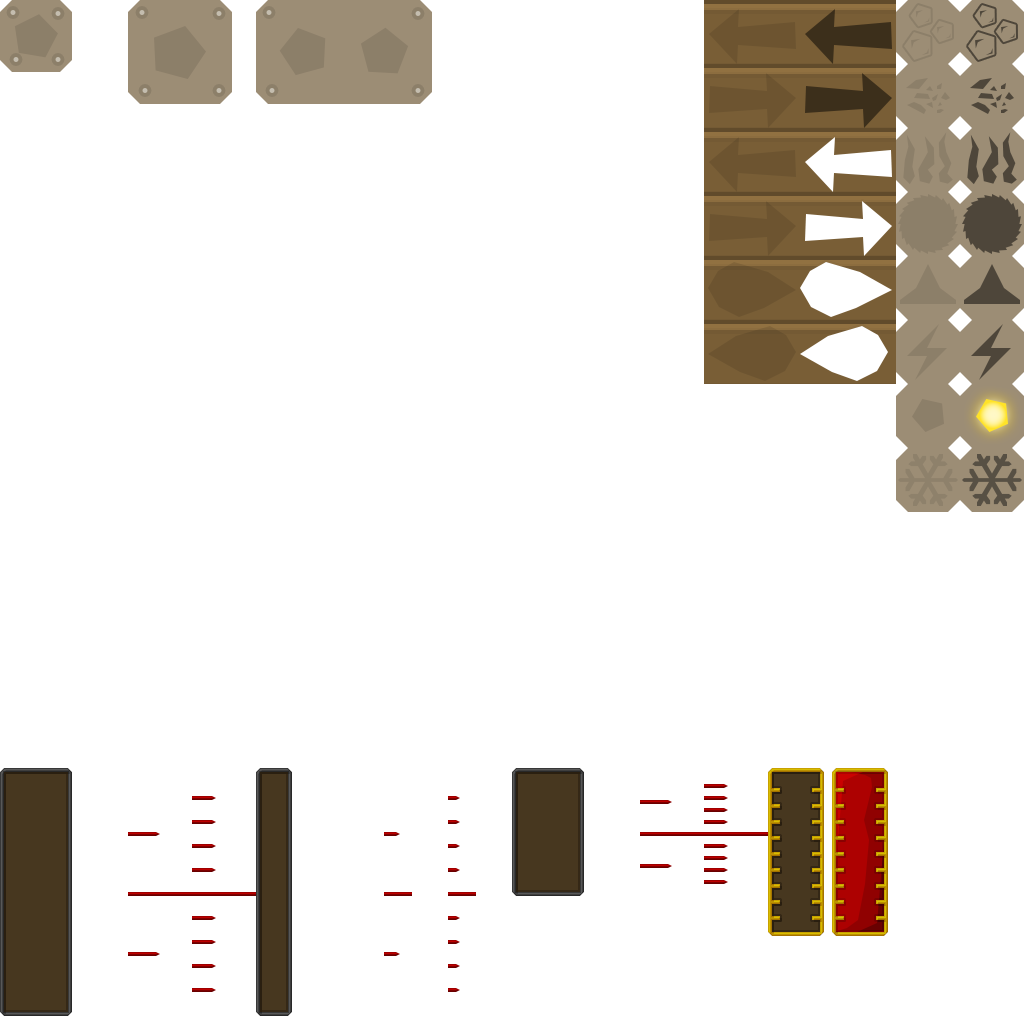
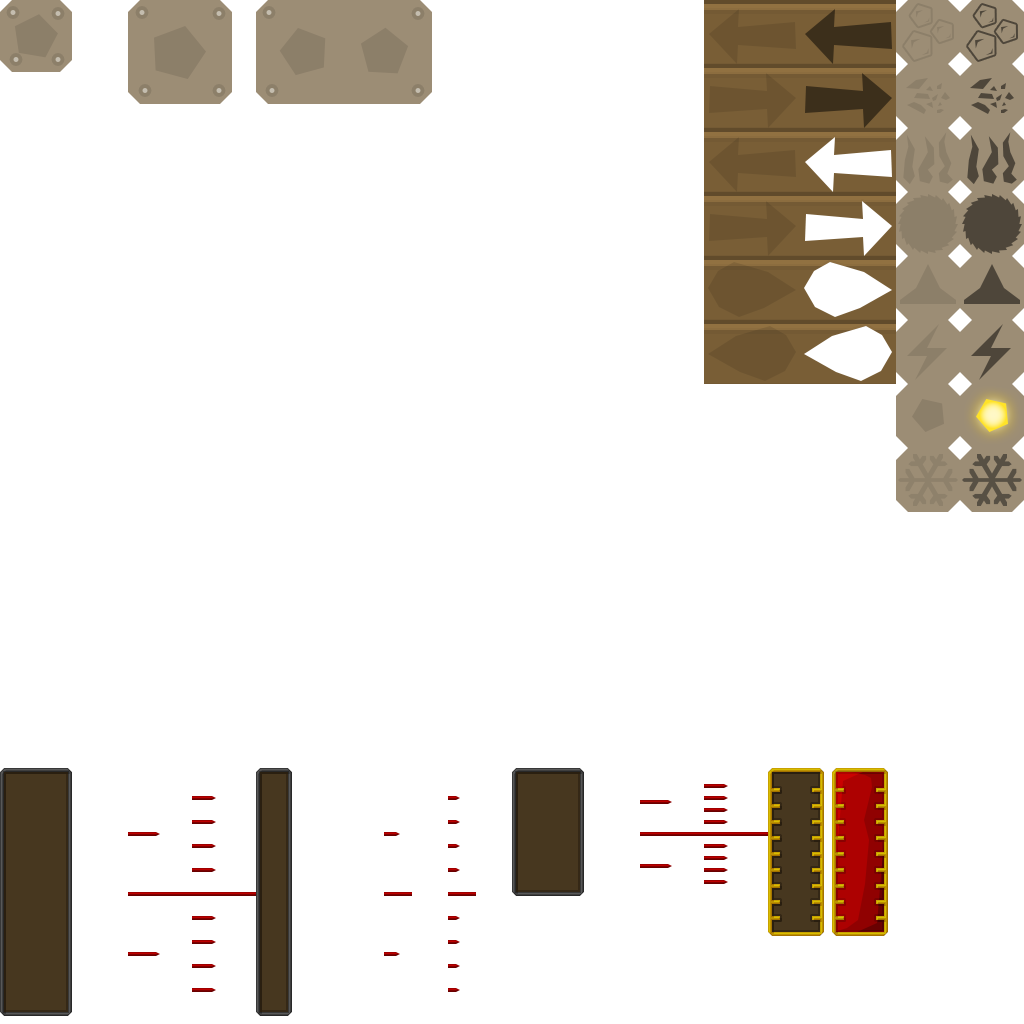
Two versions of the same layered image (1024px x 1024px). Layer-by-layer changes:
painted on "Forme 10 copie 8" (5th of 6, in "animations" › "fluid left") over [819, 262, 844, 266]
painted on "Forme 340" (5th of 6, in "animations" › "fluid left") over [800, 262, 892, 317]
painted on "Forme 10 copie 8" (6th of 6, in "animations" › "fluid right") over [848, 326, 873, 330]
painted on "Forme 340" (6th of 6, in "animations" › "fluid right") over [800, 326, 892, 381]
